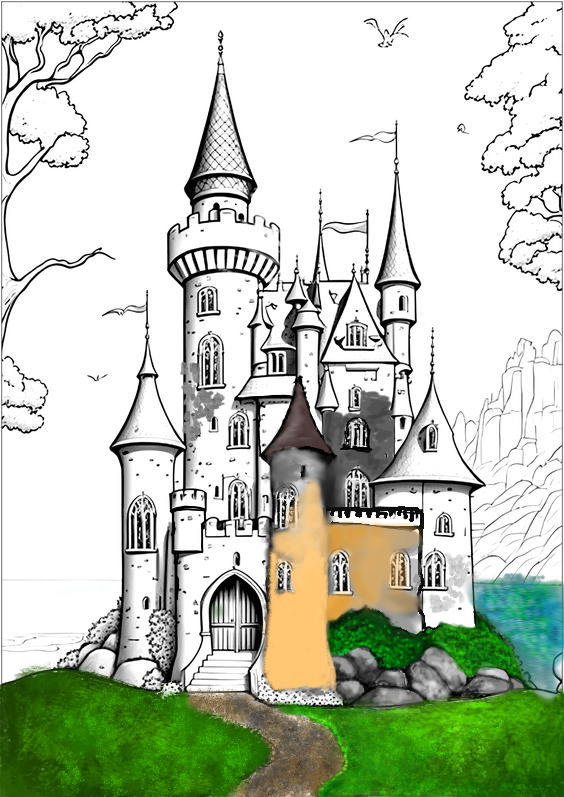
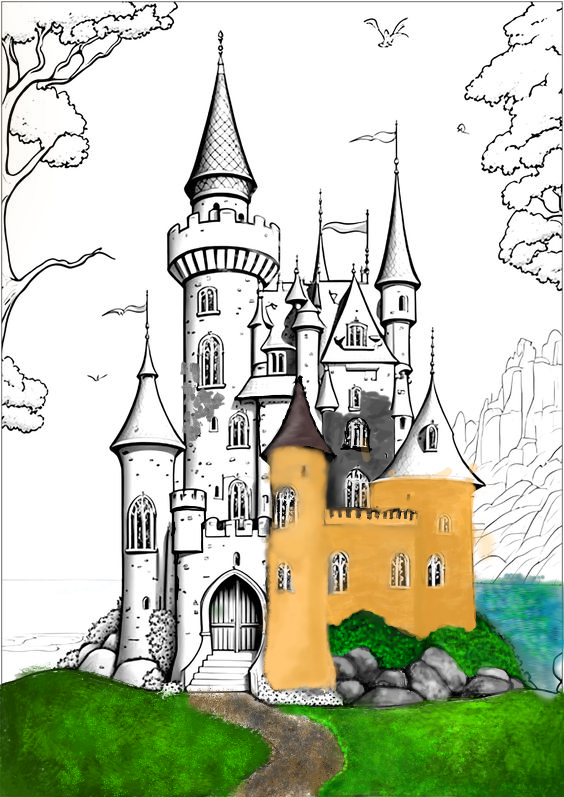
Revision of a layered 564 x 797 image; what changed, layer by layer:
pixels changed over [0, 0, 497, 693] (layer not identified)
